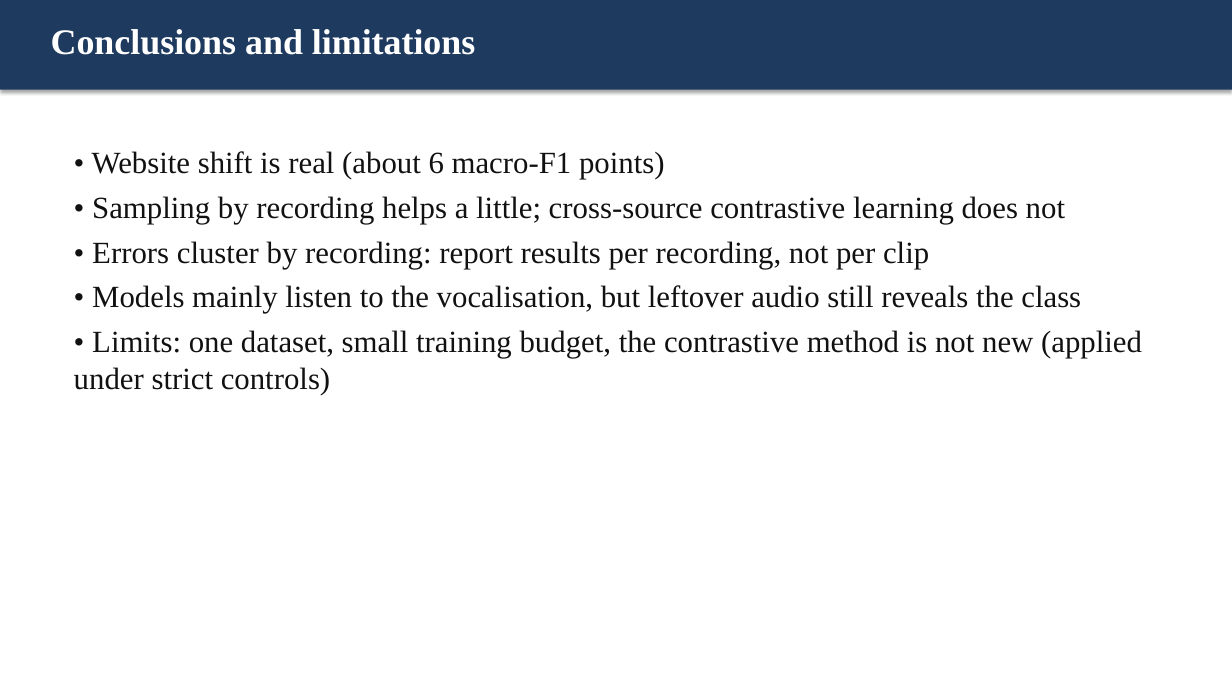
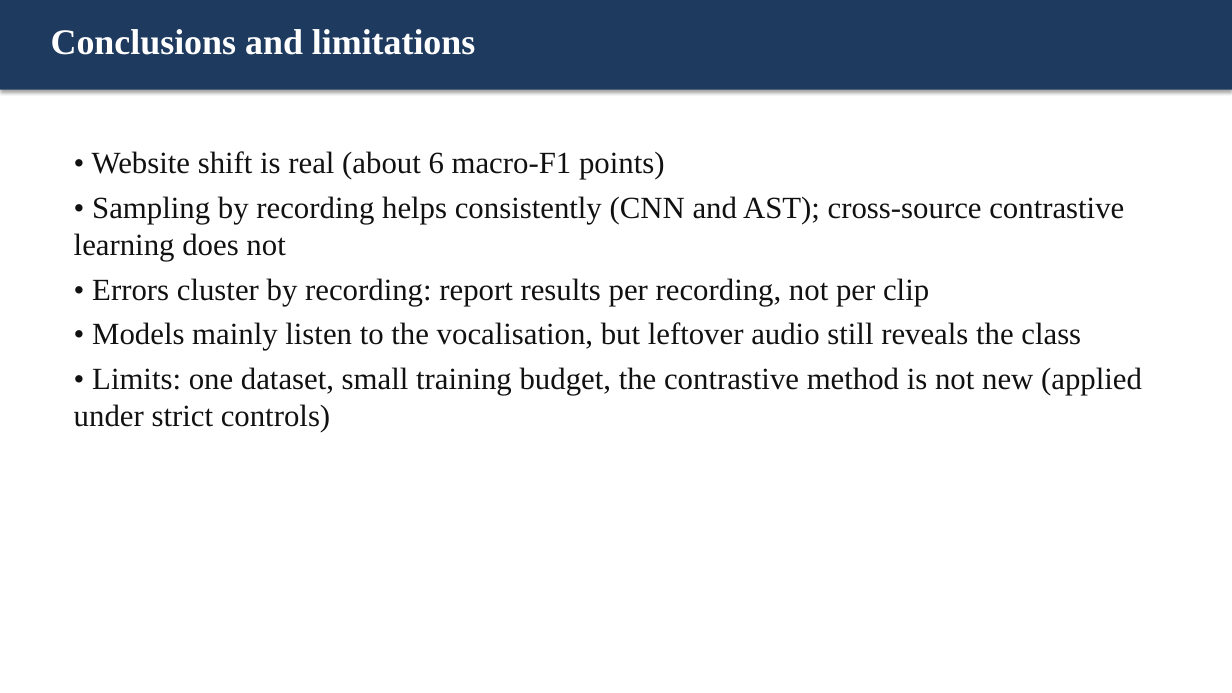
Before and after one commit to Harbani007/nonspeech7k-generalisation, a slide deck: slide 15 of report/presentation/Nonspeech7k_Presentation.pptx. Drawn at 1232x693 pixels with LibreOffice and Linux fonts; fonts in the diff are those of the drawing. Boxes give left, top, right and bottom in pixels: in the first picture for what was removed or moved away, otherwise in the second. Text is boxed around its words. In the diff, an @@ line names an element or a change of style, - is before the commit and + after.

Commit message:
Report and slides: clean 3-seed CNN results and the cross-architecture source-balanced effect

```diff
--- a/report/presentation/Nonspeech7k_Presentation.pptx
+++ b/report/presentation/Nonspeech7k_Presentation.pptx
@@ text at (74, 196, 1124, 261): text changed @@
-• Sampling by recording helps a little; cross-source contrastive learning does not
+• Sampling by recording helps consistently (CNN and AST); cross-source contrastive learning does not
```
Also in this commit, not shown: 2 other slides changed, 8 other files.
